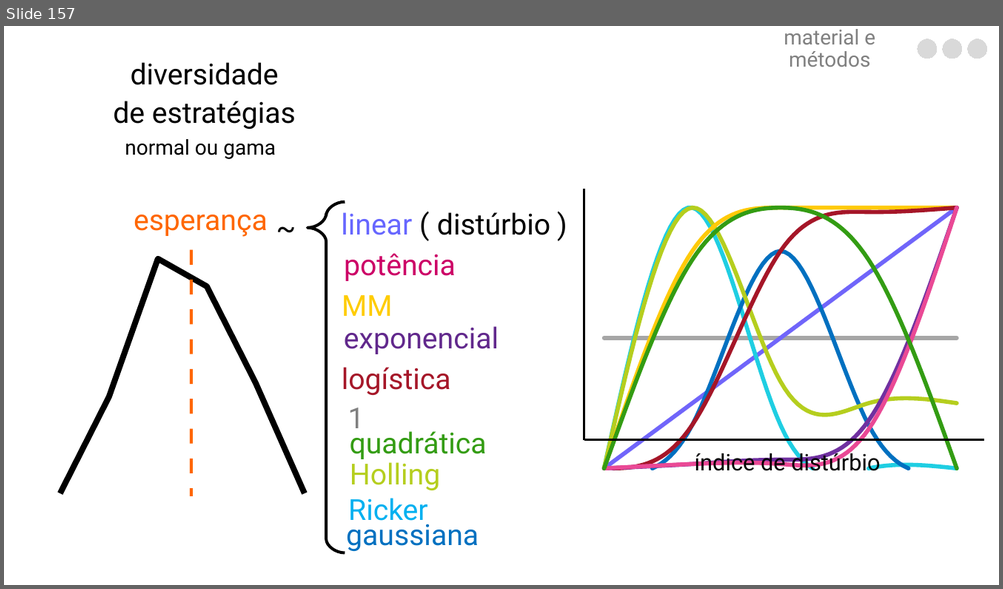
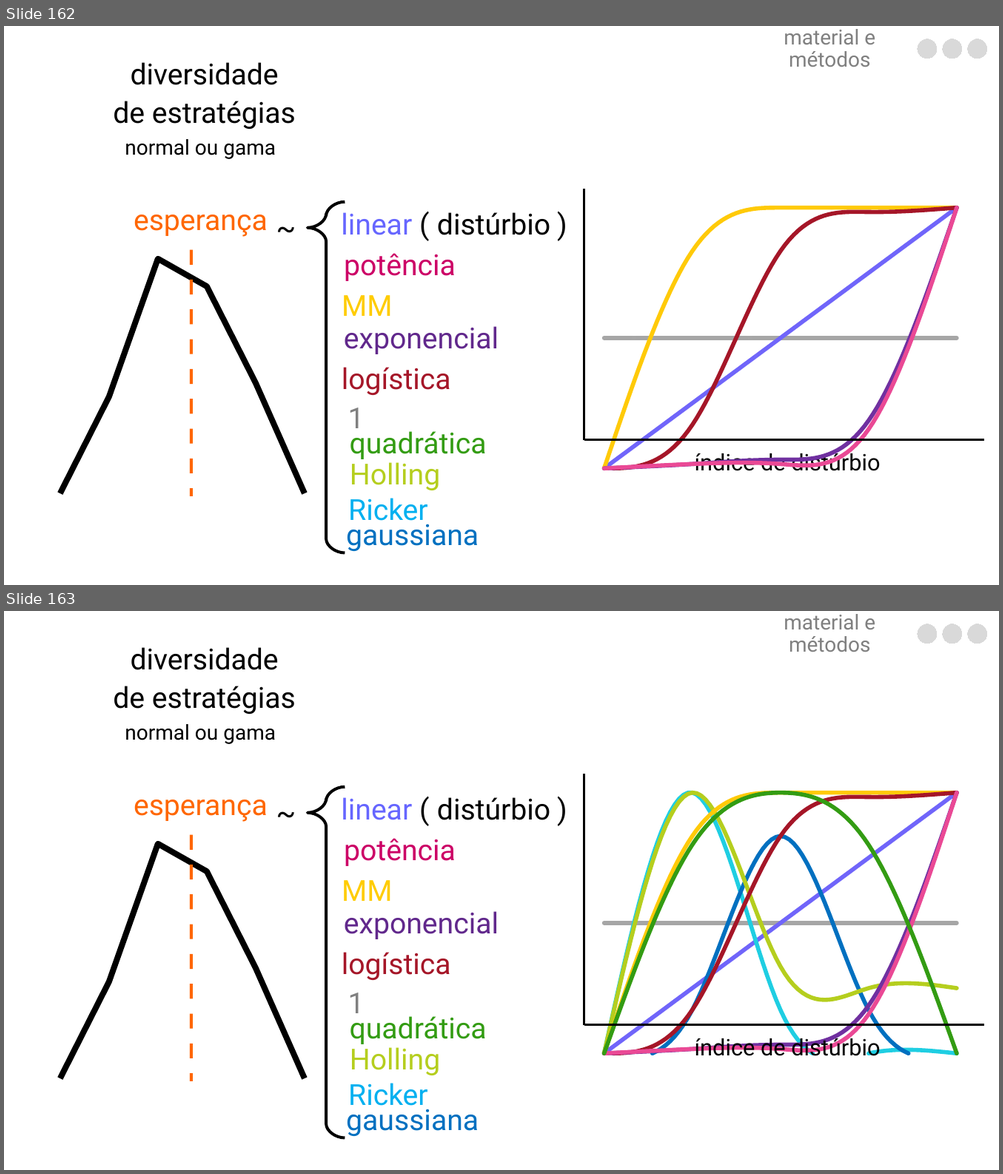
Before and after one commit to luisanovara/dissertacao, a slide deck: DEFESA.pptx. Shown one above the other, each under a label of ours: slide 157 before the commit, slides 162 and 163 after it. The pictures are 1003x589 and 1003x1174 pixels, drawn with LibreOffice and Linux fonts; fonts in the diff are those of the drawing. Boxes give left, top, right and bottom in pixels: in the first picture for what was removed or moved away, otherwise in the second. Text is boxed around its words. In the diff, an @@ line names an element or a change of style, - is before the commit and + after.

```diff
--- a/DEFESA.pptx
+++ b/DEFESA.pptx
@@ slide 162 added at [4, 26, 999, 585], background #FFFFFF @@
@@ text added at [783, 29, 875, 67], 20 pt, text #808080 @@
+material e métodos
@@ freeform shape added at [917, 39, 936, 59], fill #D9D9D9, outline #D9D9D9 0 pt @@
@@ freeform shape added at [942, 39, 962, 59], fill #D9D9D9, outline #D9D9D9 0 pt @@
@@ freeform shape added at [967, 39, 987, 59], fill #D9D9D9, outline #D9D9D9 0 pt @@
@@ text added at [113, 62, 296, 129], 28 pt, text #000000 @@
+diversidade
+de estratégias
@@ text added at [125, 139, 276, 159], 20 pt, text #000000 @@
+normal ou gama
@@ line chart added at [551, 158, 999, 475] @@
+categories: 1, 2, 3, 4, 5
+Series 1: 50, 50, 50, 50, 50
+Series 2: 0, 25, 50, 75, 100
+Series 3: 0, 100, 17, 0, 0
+Series 4: 0, 83, 100, 100, 100
+Series 5: 0, 17, 83, 98, 100
+Series 6: 0, 2, 3, 18, 100
+Series 7: 0, 2, 2, 15, 100
@@ freeform shape added at [307, 202, 345, 554], outline #000000 2.83 pt @@
@@ line added from (584, 189) to (584, 440), #000000 2 pt @@
@@ line chart added at [29, 212, 335, 500] @@
+categories: 1, 2, 3, 4, 5, 6
+Series 1: 0, 41, 100, 88, 47, 0
@@ text added at [134, 215, 267, 237], 28 pt, text #FF6600 @@
+esperança
@@ text added at [254, 210, 318, 257], 28 pt, text #000000 @@
+~
@@ text added at [341, 212, 412, 235], 28 pt, text #FFFFFF @@
+linear ( distúrbio )
@@ text added at [436, 212, 549, 235], 28 pt, text #000000 @@
+distúrbio
@@ line added from (191, 249) to (191, 497), #FF6600 2.83 pt @@
@@ text added at [344, 253, 455, 281], 28 pt, text #CC0066 @@
+potência
@@ text added at [341, 295, 392, 316], 28 pt, text #FFCC00 @@
+MM
@@ text added at [344, 326, 498, 355], 28 pt, text #61288C @@
+exponencial
@@ text added at [341, 367, 451, 395], 28 pt, text #A51628 @@
+logística
@@ text added at [348, 408, 364, 429], 28 pt, text #808080 @@
+1
@@ text added at [350, 428, 486, 460], 28 pt, text #339C13 @@
+quadrática
@@ line added from (584, 440) to (984, 440), #000000 2 pt @@
@@ text added at [350, 458, 440, 491], 28 pt, text #B5CE1E @@
+Holling
@@ text added at [694, 450, 879, 471], 22 pt, text #000000 @@
+índice de distúrbio
@@ text added at [348, 498, 428, 528], 28 pt, text #00B0F0 @@
+Ricker
@@ text added at [346, 519, 478, 551], 28 pt, text #0070C0 @@
+gaussiana
@@ what was slide 157 is now slide 163 @@
```
Also in this commit, not shown: 8 other slides added, 2 slides removed.
